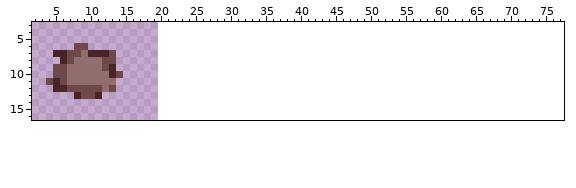
Two versions of one sprite sheet, bin/gfx/asteroids.png. The first picture shows the starting point.
The file is 20x20 pixels. Shown: x 2..77, y 3..16. The old version is drawn lined up with the new one, on the new canvas.
New version:
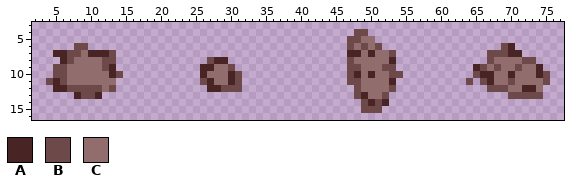
Palette (. is transparent): A #492424  B #6d4949  C #926d6d
Change:
canvas 20x20 -> 80x20
@@ x 2..77 @@
  3 ............................................................................
- 4 ............................................................................
- 5 ............................................................................
- 6 ......BB....................................................................
- 7 ...AABBCAAAB................................................................
- 8 ....ABCCCCBB................................................................
- 9 ...BBCCCCCBA................................................................
-10 ...BBCCCCCCAB...............................................................
-11 ..BABCCCCCCC................................................................
-12 ...AABBBBBCB................................................................
-13 ......ABBA..................................................................
-14 ............................................................................
-15 ............................................................................
+ 4 ..............................................BB............................
+ 5 .............................................BBCC...........................
+ 6 ......BB.....................................BCBCB.................BA.......
+ 7 ...AABBCAAAB.................................AACACCB.............BBBAA......
+ 8 ....ABCCCCBB.............BAA.................BCCCCCA.............BCCCCBB....
+ 9 ...BBCCCCCBA............AACCB................BBCCCBB...........ABCBCCBCCA...
+10 ...BBCCCCCCAB...........ACCCAB...............BACACCBB..........BAACCACCCAB..
+11 ..BABCCCCCCC............BACCAB...............BBCCCCA..........B.BACCBCCCCB..
+12 ...AABBBBBCB.............AABBB................BCCCCB.............BBBCCAAC...
+13 ......ABBA....................................BACCB.................BBBBB...
+14 ...............................................BABA.........................
+15 ...............................................BBB..........................
 16 ............................................................................
